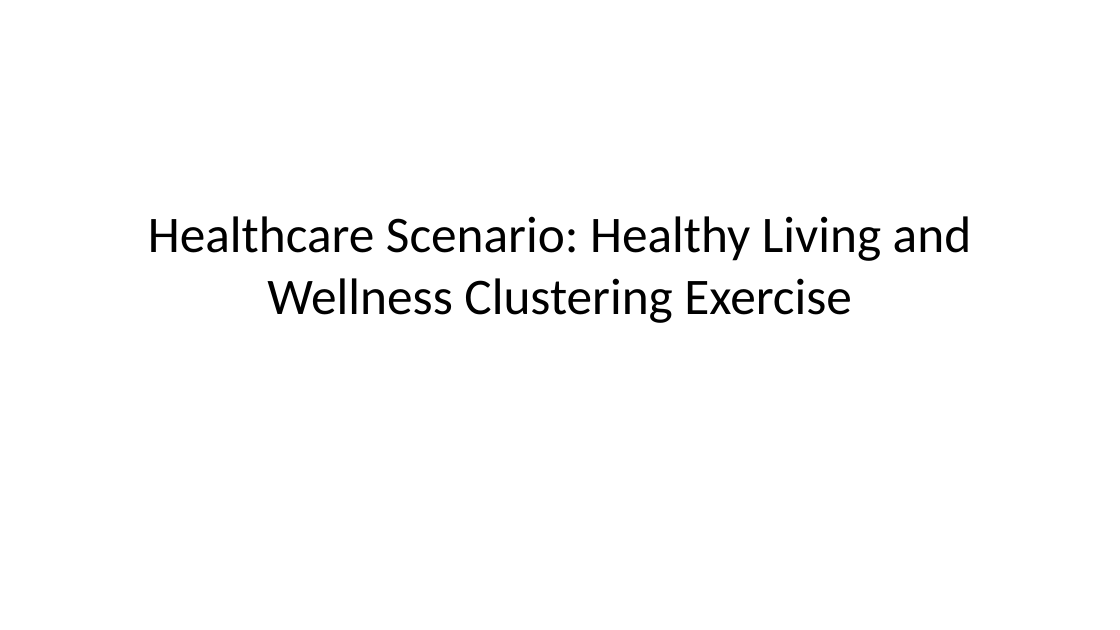
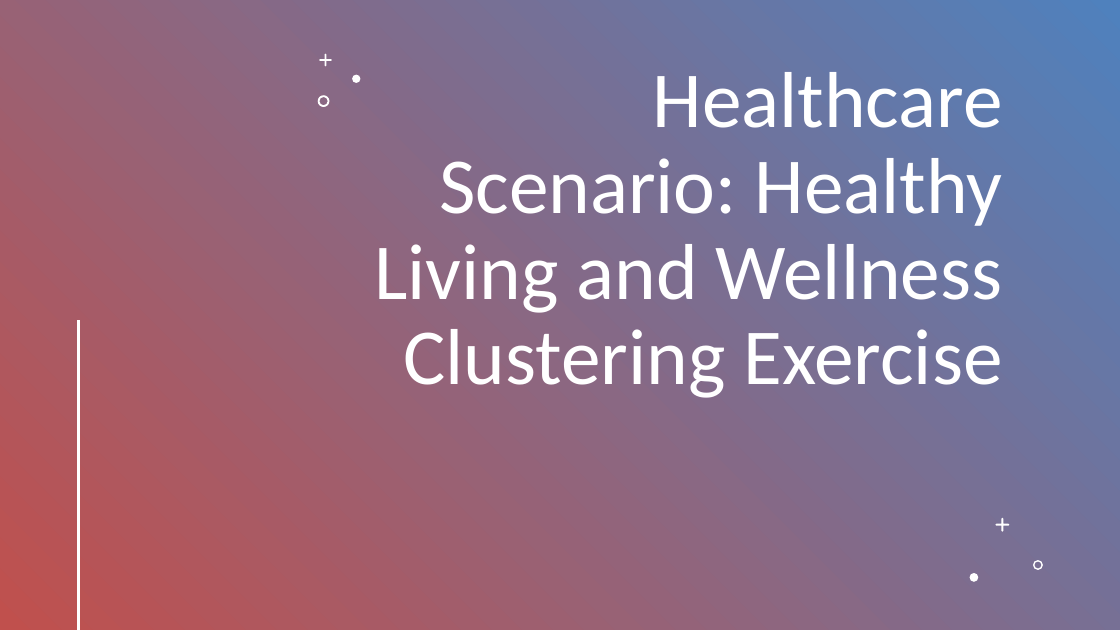
Before and after one commit to abedisaba/MachineLearning, a slide deck: slide 1 of Healthcare-Scenario-Healthy-Living-and-Wellness-Clustering-Exercise.pptx. Drawn at 1120x630 pixels with LibreOffice and Linux fonts; fonts in the diff are those of the drawing. Boxes give left, top, right and bottom in pixels: in the first picture for what was removed or moved away, otherwise in the second. Text is boxed around its words. In the diff, an @@ line names an element or a change of style, - is before the commit and + after.

```diff
--- a/Healthcare-Scenario-Healthy-Living-and-Wellness-Clustering-Exercise.pptx
+++ b/Healthcare-Scenario-Healthy-Living-and-Wellness-Clustering-Exercise.pptx
@@ rectangle added at <box>0,0,1120,629</box>, fill gradient #4F81BD to #C0504D @@
@@ freeform shape added at <box>319,54,332,66</box>, fill #FFFFFF @@
@@ title "Healthcare Scenario: Healthy Living and ...": place and size @@
-title "Healthcare Scenario: Healthy Living and ..." at <box>148,216,971,323</box>
+title "Healthcare Scenario: Healthy Living and ..." at <box>374,72,1003,398</box>
@@ title "Healthcare Scenario: Healthy Living and ..." at <box>374,72,1003,398</box>: size 33 to 51 pt, text colour #000000 to #FFFFFF; alignment centre to right; line spacing 1 to 0.9; vertical alignment middle to top @@
@@ freeform shape added at <box>352,75,360,83</box>, fill #FFFFFF @@
@@ freeform shape added at <box>318,95,329,106</box>, fill #FFFFFF @@
@@ line added from (78, 321) to (78, 629), #FFFFFF 2 pt @@
@@ freeform shape added at <box>996,517,1009,531</box>, fill #FFFFFF @@
@@ freeform shape added at <box>1033,560,1043,570</box>, fill #FFFFFF @@
@@ freeform shape added at <box>970,573,979,582</box>, fill #FFFFFF @@
```
Also in this commit, not shown: 4 other slides changed.
